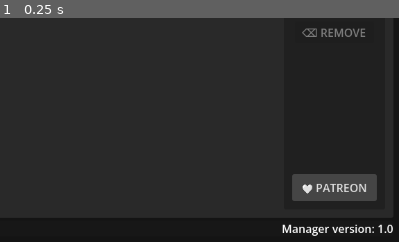
Above: before the commit, frame 1.
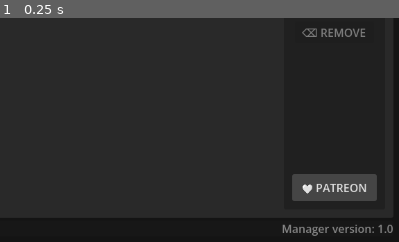
Above: after the commit, the same moment.

Repository: newold3/godot-rpg-creator-manager
Game: Godot game, scene res://Scenes/main_ui.tscn
Same seed, same stepped clock (60 frames per second), same inputs: the game is played once before the commit and once after it.
Inputs:
- Up to frame 1 (0.25 s): no input
The pictures show only the part of the screen within x 50-100%, y 50-100%; the shares and areas given below are measured in that part.

The runs differ from the first frame. In frame 1, 0.5% of the frame differs, in the area x 70-99%, y 91-98%.

Commit message:
final 1.0 update

Diff:
--- a/Scenes/main_ui.tscn
+++ b/Scenes/main_ui.tscn
@@ -263,6 +263,7 @@
 [node name="ManagerVersion" type="Label" parent="MarginContainer/VBoxContainer/Control" unique_id=1418460222]
 unique_name_in_owner = true
 layout_mode = 2
+theme_override_colors/font_color = Color(0.525894, 0.52589405, 0.525894, 1)
 text = "Manager version:"
 horizontal_alignment = 2
 vertical_alignment = 1
Binary file changed: icon.ico
